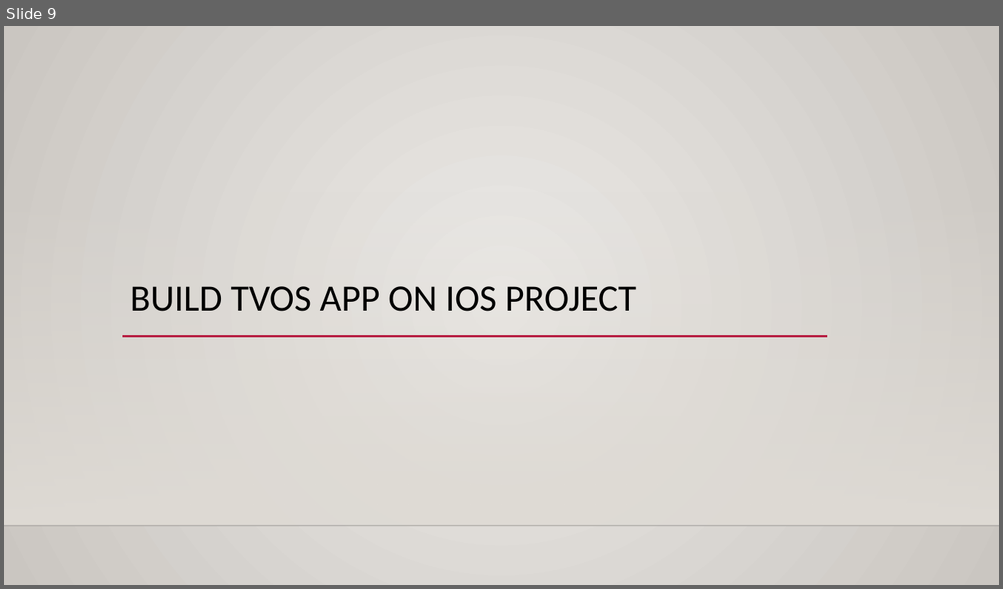
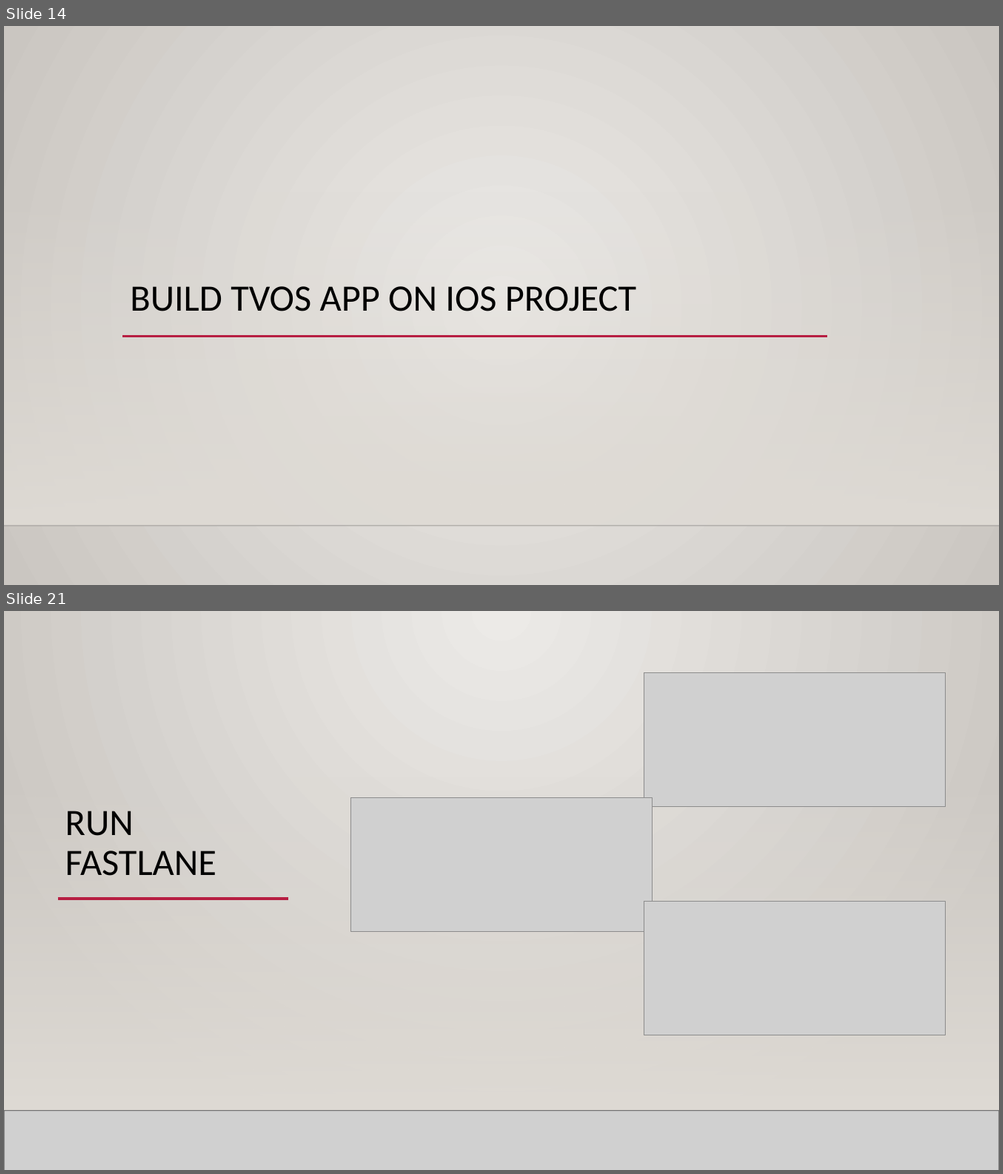
Before and after one commit to ThanhTurin/iOS-meetup-sg, a slide deck: Presentation.pptx. Shown one above the other, each under a label of ours: slide 9 before the commit, slides 14 and 21 after it; the slides between them are not shown. The pictures are 1003x589 and 1003x1174 pixels, drawn with LibreOffice and Linux fonts; fonts in the diff are those of the drawing; grey boxes stand for pictures; background and template pictures are left out. Boxes give left, top, right and bottom in pixels: in the first picture for what was removed or moved away, otherwise in the second. Text is boxed around its words. In the diff, an @@ line names an element or a change of style, - is before the commit and + after.

```diff
--- a/Presentation.pptx
+++ b/Presentation.pptx
@@ slide 21 added at [4,611,999,1170], background gradient #ECEAE7 to #CAC7C1; not listed: 2 template elements that a slide beside it also shows @@
@@ rectangle added at [4,611,999,1170], fill gradient #ECEAE7 to #CAC7C1 @@
@@ picture added at [643,673,945,807] @@
@@ line added from (122, 762) to (907, 762), #B71E42 2.5 pt @@
@@ rectangle added at [4,776,999,1111], fill gradient #DFDBD5 @@
@@ rectangle added at [4,776,999,1111], fill gradient #DFDBD5 @@
@@ picture added at [351,798,652,932] @@
@@ title added at [65,811,216,876], 36 pt, text #000000 @@
+RUN FASTLANE
@@ line added from (58, 899) to (288, 899), #B71E42 2.5 pt @@
@@ line added from (201, 899) to (906, 899), #B71E42 2.5 pt @@
@@ picture added at [644,902,945,1036] @@
@@ line added from (4, 1111) to (999, 1111), #000001 1 pt @@
@@ picture added at [4,1111,999,1170] @@
@@ line added from (4, 1111) to (999, 1111), #000001 1 pt @@
@@ what was slide 9 is now slide 14 @@
```
Also in this commit, not shown: 9 slides changed, 10 other slides added, 1 other file.
